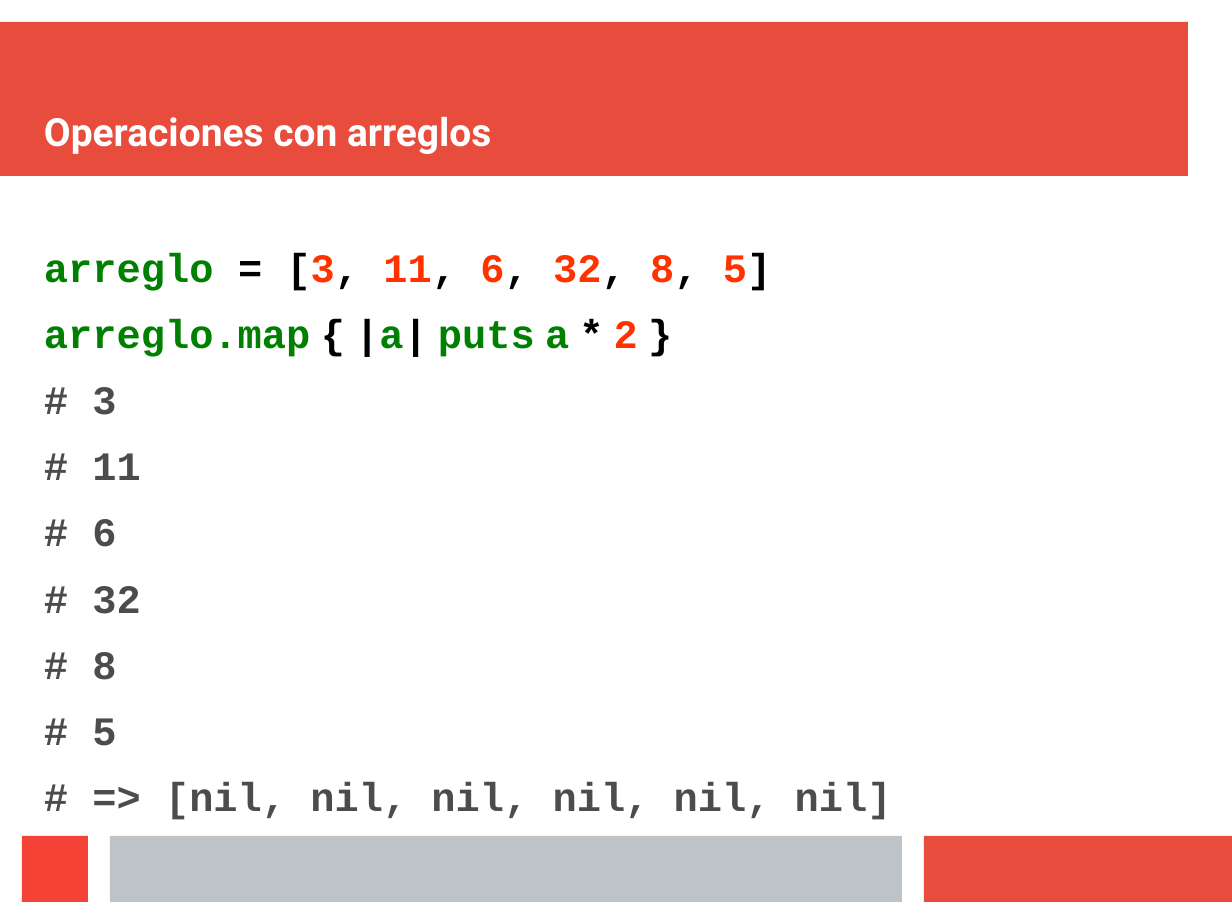
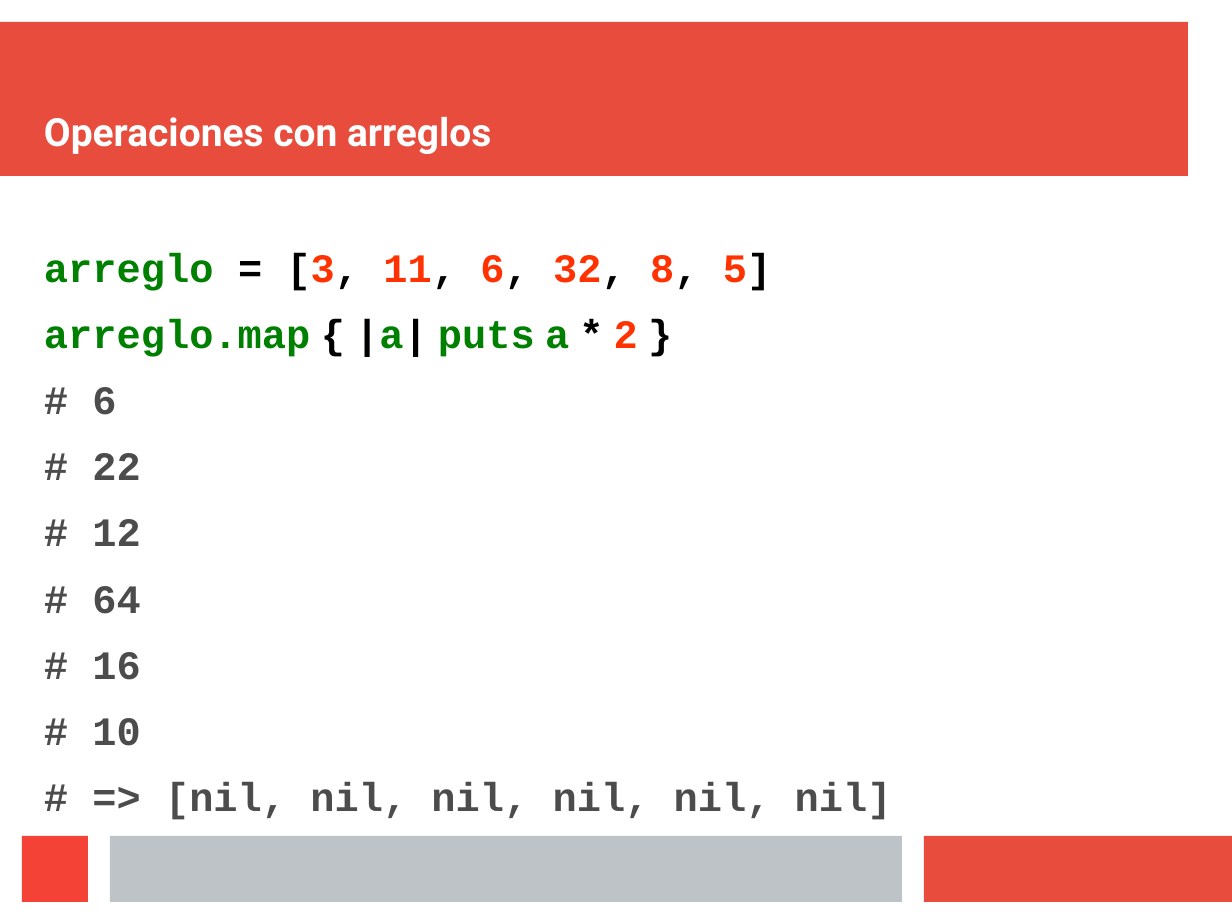
Before and after one commit to oaxacarb/ruby_blocks, a slide deck: slide 11 of 06_presentacion/ruby_blocks.odp (slide 10 before the commit). Drawn at 1232x924 pixels with LibreOffice and Linux fonts; fonts in the diff are those of the drawing. Boxes give left, top, right and bottom in pixels: in the first picture for what was removed or moved away, otherwise in the second. Text is boxed around its words. In the diff, an @@ line names an element or a change of style, - is before the commit and + after.

```diff
--- a/06_presentacion/ruby_blocks.odp
+++ b/06_presentacion/ruby_blocks.odp
@@ text at <box>92,387,140,480</box>: paragraphs removed @@
-# 3
-# 11
@@ text at <box>92,453,140,746</box>: text changed @@
-# 32
-# 8
-# 5
+# 22
+# 12
+# 64
+# 16
+# 10
```
Also in this commit, not shown: 3 other slides changed, 1 slide removed.
